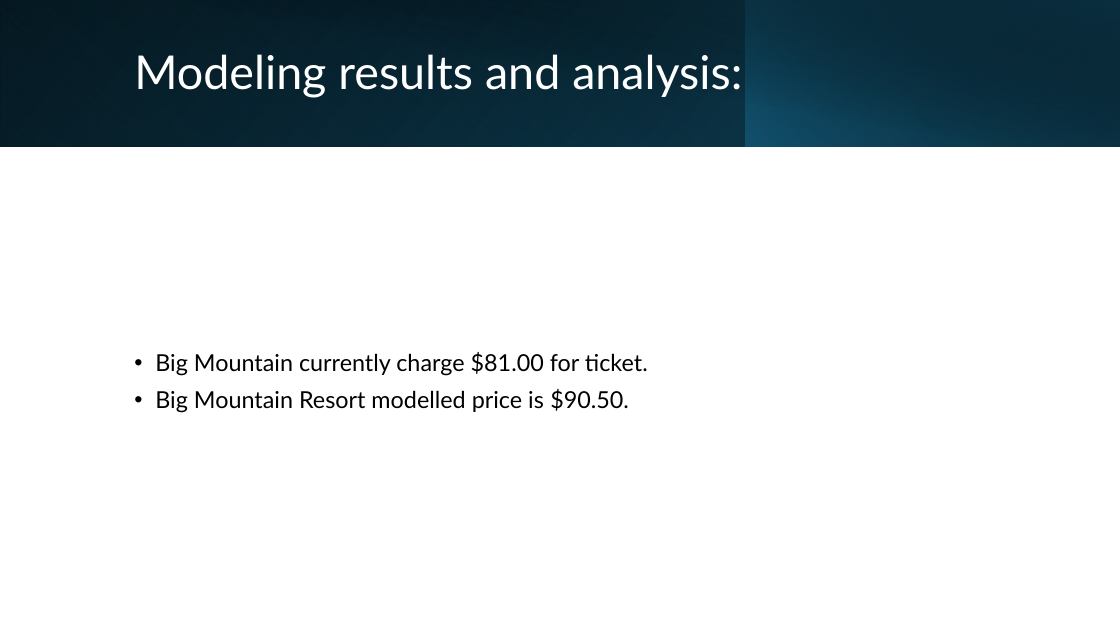
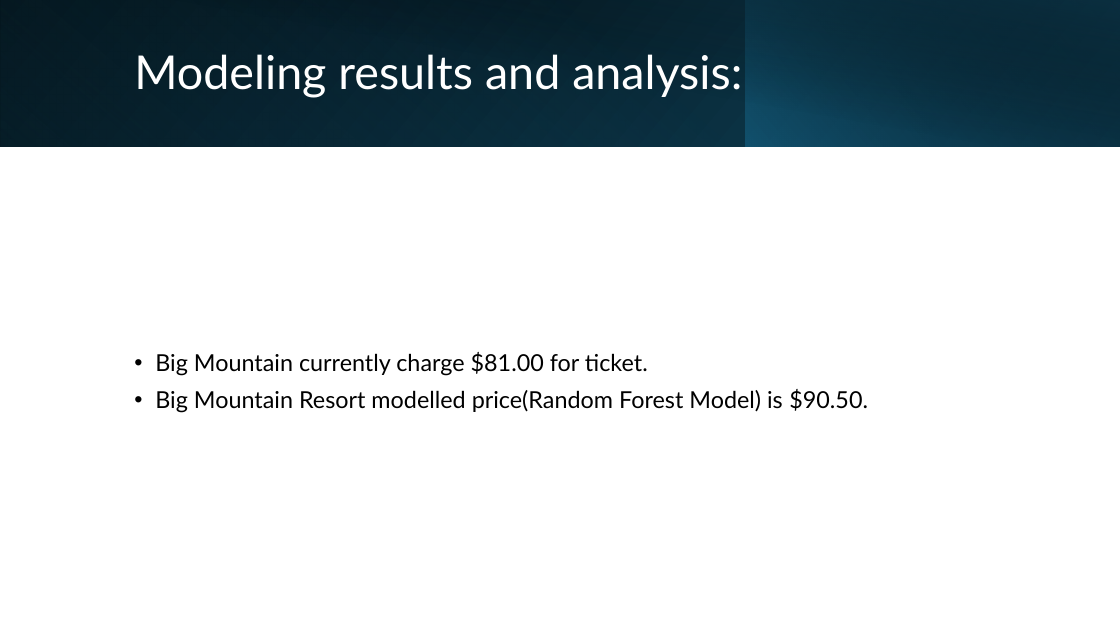
Before and after one commit to npandey472/DataScienceGuidedCapstone, a slide deck: slide 6 of Guided Capstone Presentation - for the Executive Team.pptx. Drawn at 1120x630 pixels with LibreOffice and Linux fonts; fonts in the diff are those of the drawing. Boxes give left, top, right and bottom in pixels: in the first picture for what was removed or moved away, otherwise in the second. Text is boxed around its words. In the diff, an @@ line names an element or a change of style, - is before the commit and + after.

```diff
--- a/Guided Capstone Presentation - for the Executive Team.pptx
+++ b/Guided Capstone Presentation - for the Executive Team.pptx
@@ text at box(155, 389, 868, 413): text changed @@
-• Big Mountain Resort modelled price is $90.50.
+• Big Mountain Resort modelled price(Random Forest Model) is $90.50.
```
Also in this commit, not shown: 1 other slide changed.
